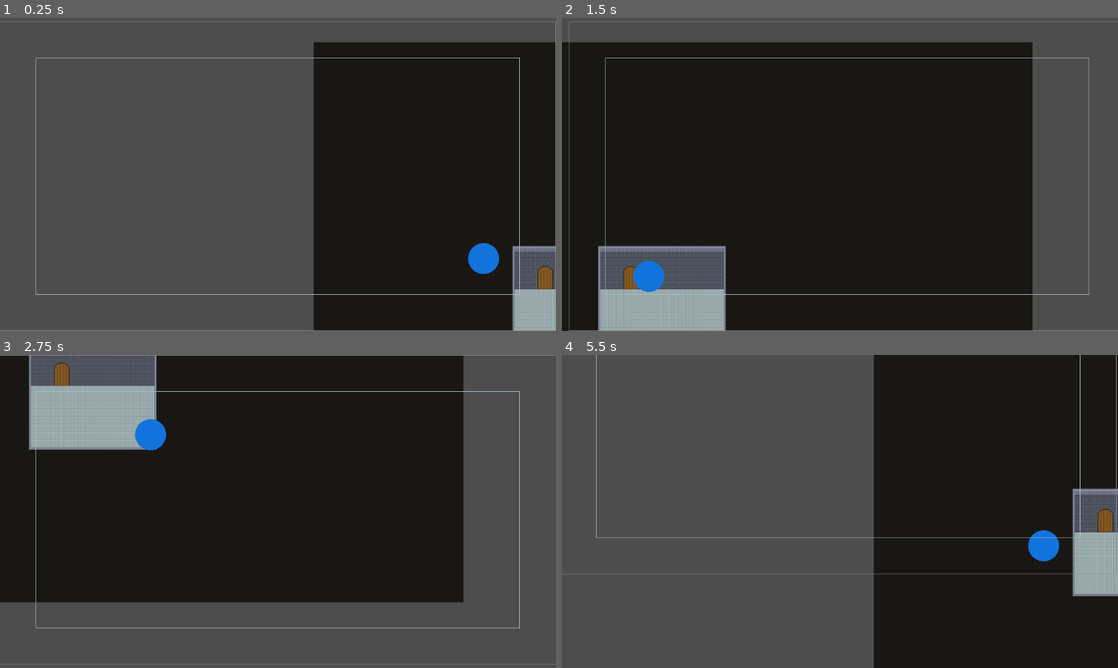
Above: before the commit, frames 1-4 (two rows, left to right).
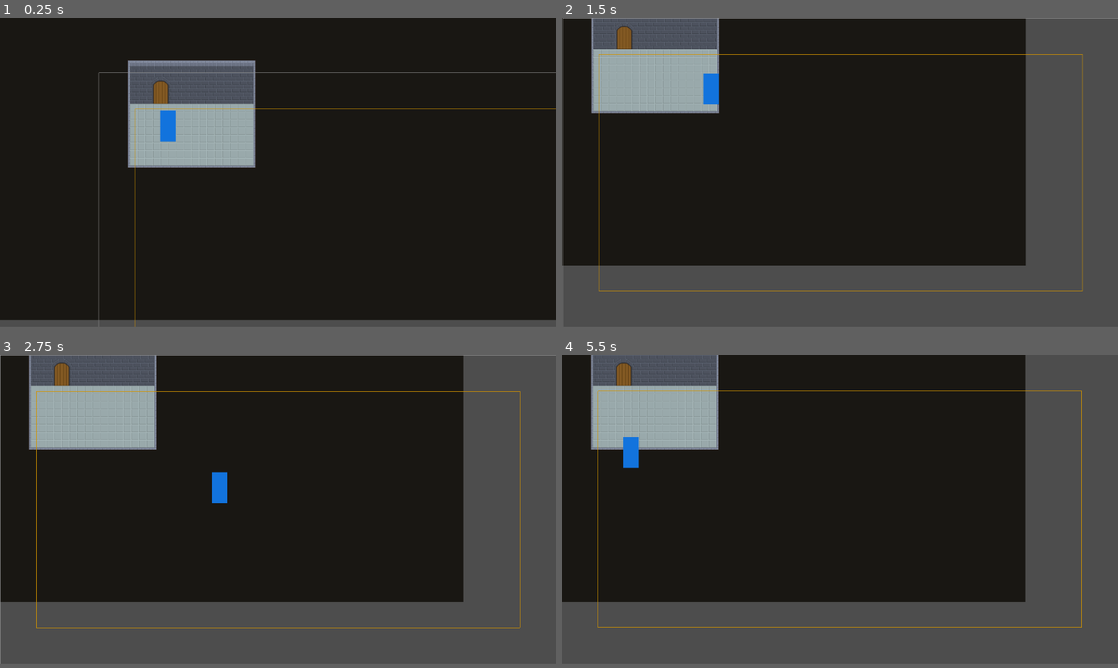
Above: after the commit, the same moments.

Repository: Supertolek/jeu-trop-koul
Game: Godot game, scene res://scenes/game.tscn
Same seed, same stepped clock (60 frames per second), same inputs: the game is played once before the commit and once after it.
Inputs (mouse positions are in pixels of both pictures, inside the frame that each line leads up to):
- Up to frame 1 (0.25 s): no input
- Up to frame 2 (1.5 s): move the mouse to (962, 158) at 0.52 s; hold D (move_right) 0.53-1.28 s; move the mouse to (728, 190) at 1.27 s; hold Down (move_down) from 1.28 s (still down)
- Up to frame 3 (2.75 s): move the mouse to (333, 442) at 2.02 s; release Down (move_down) at 2.03 s; hold D (move_right) from 2.03 s (still down)
- Up to frame 4 (5.5 s): move the mouse to (812, 574) at 2.77 s; release D (move_right) at 2.78 s; hold W (move_up) 2.78-3.53 s; move the mouse to (1006, 558) at 3.52 s; hold A (move_left) 3.53-5.03 s; move the mouse to (673, 464) at 4.27 s; move the mouse to (867, 511) at 5.02 s; hold Down (move_down) from 5.03 s (still down)
In our replay, the window is 800x450 before the commit and 800x444 after it. These sizes can differ from the game's own. Grey fills any space a smaller window leaves; there, only what the larger window draws over its background counts as a difference.

The runs differ from the first frame. In frame 1, 60% of the frame differs, in the area x 0-100%, y 0-100%; in frame 2, 30%; in frame 3, 2.0%; in frame 4, 65%.

Commit message:
Mise a jour de la taille de l'écran afin que les tuilles ne soient pas coupées. Fait en sorte que la caméra prenne le meme temps si le mouvement est horizontal ou vertcial

Diff:
--- a/project.godot
+++ b/project.godot
@@ -17,6 +17,7 @@
 
 [display]
 
+window/size/viewport_height=640
 window/stretch/mode="viewport"
 
 [input]
--- a/scenes/game.tscn
+++ b/scenes/game.tscn
@@ -80,10 +80,11 @@
 player_node = NodePath("../Player")
 
 [node name="Player" parent="." instance=ExtResource("2_3vnji")]
+position = Vector2(143, 110)
 
 [node name="CameraSnapPreview" type="Node2D" parent="." node_paths=PackedStringArray("source_tilemap", "source_camera")]
 script = ExtResource("4_pt8f2")
 source_tilemap = NodePath("../Level")
 source_camera = NodePath("../RoomCamera")
 primary_lines = Color(0.556953, 0.556953, 0.556953, 1)
-secondary_lines = Color(0.673359, 0.742983, 0.811597, 1)
+secondary_lines = Color(0.821706, 0.578708, 1.92523e-07, 1)
--- a/scenes/player.tscn
+++ b/scenes/player.tscn
@@ -1,16 +1,17 @@
 [gd_scene load_steps=4 format=3 uid="uid://d0wegsgalj7fw"]
 
 [ext_resource type="Script" uid="uid://cvgrcm27dpu4h" path="res://scripts/player.gd" id="1_6uy16"]
-[ext_resource type="Texture2D" uid="uid://ssk5qq1c7ril" path="res://assets/placeholders/blue_circle.png" id="1_vq7w8"]
+[ext_resource type="Texture2D" uid="uid://b5fotoplifegi" path="res://assets/placeholders/blue_square.png" id="2_g2els"]
 
-[sub_resource type="CircleShape2D" id="CircleShape2D_tla5e"]
-radius = 32.0156
+[sub_resource type="RectangleShape2D" id="RectangleShape2D_qhqgy"]
+size = Vector2(32, 64)
 
 [node name="Player" type="CharacterBody2D"]
 script = ExtResource("1_6uy16")
 
-[node name="BlueCircle" type="Sprite2D" parent="."]
-texture = ExtResource("1_vq7w8")
+[node name="Player Sprite" type="Sprite2D" parent="."]
+scale = Vector2(0.5, 1)
+texture = ExtResource("2_g2els")
 
 [node name="CollisionShape2D" type="CollisionShape2D" parent="."]
-shape = SubResource("CircleShape2D_tla5e")
+shape = SubResource("RectangleShape2D_qhqgy")
--- a/scripts/room_camera.gd
+++ b/scripts/room_camera.gd
@@ -4,13 +4,14 @@
 @onready var screen_size: Vector2 = get_viewport_rect().size / zoom
 @export var player_node: CharacterBody2D
 @export var offset_size: int = 75
+@export var time_taken = 0.5
 
 func _ready() -> void:
 	set_screen_position()
 	#Wait until next frame
-	await  get_tree().process_frame
-	position_smoothing_enabled = true
-	position_smoothing_speed = 7.0
+	#await  get_tree().process_frame
+	#position_smoothing_enabled = true
+	#position_smoothing_speed = 7.0
 
 
 func _process(delta: float) -> void:
@@ -20,4 +21,6 @@
 	var player_pos = player_node.global_position - Vector2(offset_size, offset_size)
 	var x = floor(player_pos.x / (screen_size.x - 2*offset_size)) * (screen_size.x - 2*offset_size) + screen_size.x/2
 	var y = floor(player_pos.y / (screen_size.y - 2*offset_size)) * (screen_size.y - 2*offset_size) + screen_size.y/2
-	global_position = Vector2(x,y)
+	#global_position = Vector2(x,y)
+	var tween = get_tree().create_tween()
+	tween.tween_property(self,"global_position",Vector2(x,y),time_taken)
